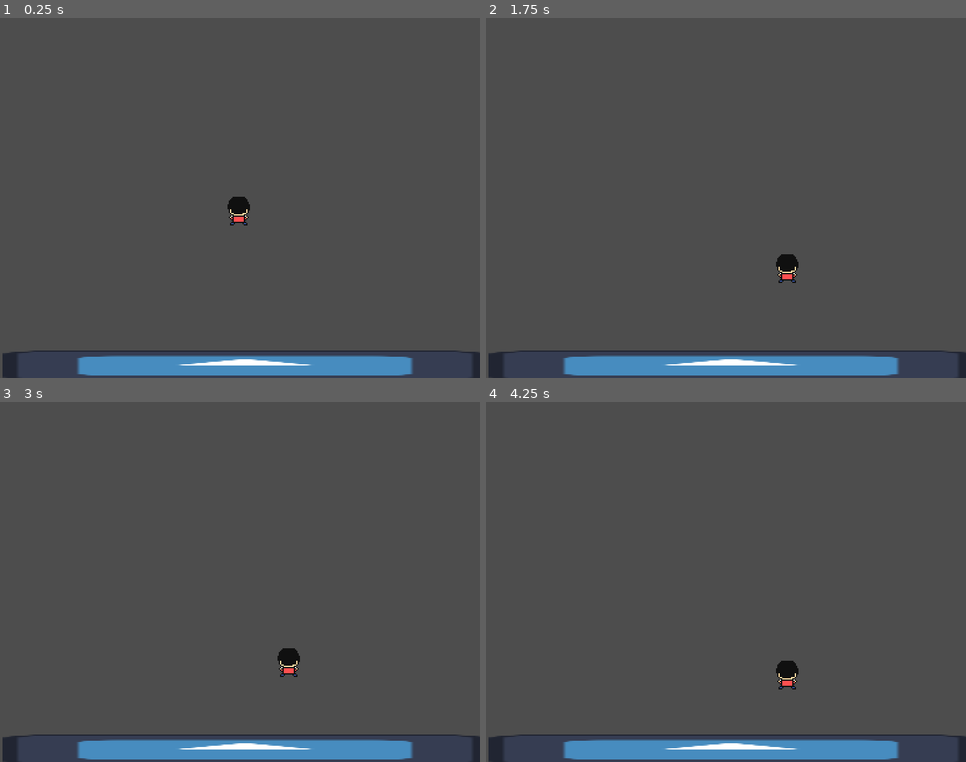
Above: before the commit, frames 1-4 (two rows, left to right).
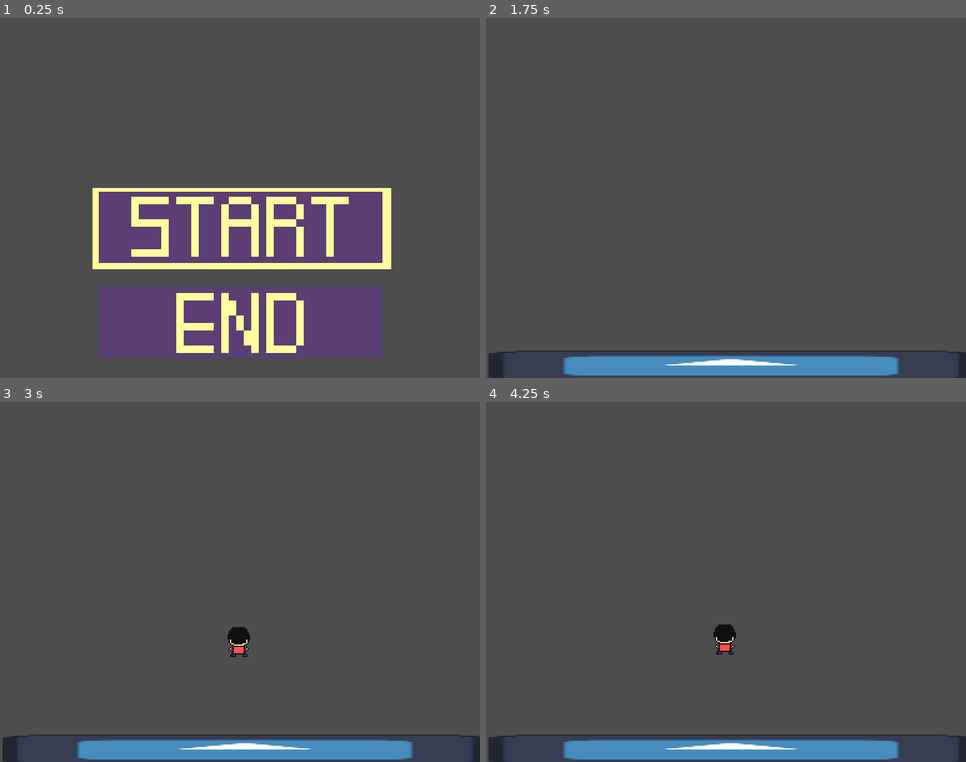
Above: after the commit, the same moments.

Repository: KaylaPuig/Hackabull-2023
Game: Godot game, scene res://Menu.tscn
The game is run twice, just before and just after one commit, with the same random seed, the same clock (stepped at 60 frames per second) and the same inputs. Before the commit the project starts from res://Run.tscn. The engine's default icon, where the game draws it, is replaced by a stand-in: a white triangle on a blue panel in a dark square.
Inputs:
- Up to frame 1 (0.25 s): no input
- Up to frame 2 (1.75 s): tap Enter (ui_accept) at 0.5, 1.35, 1.52 s; hold Enter (ui_accept) 0.53-1.28 s; hold Right (ui_right) from 0.53 s (still down)
- Up to frame 3 (3 s): tap Enter (ui_accept) at 1.82, 2.85 s; release Right (ui_right) at 2.03 s; hold Left (ui_left) 2.03-2.78 s; hold Enter (ui_accept) 2.03-2.78 s; hold Right (ui_right) from 2.78 s (still down)
- Up to frame 4 (4.25 s): keep holding Right (ui_right); tap Enter (ui_accept) at 3.02, 3.32 s; hold Enter (ui_accept) from 3.53 s (still down)

The runs differ from the first frame. In frame 1, 30% of the frame differs, in the area x 0-100%, y 47-100%; in frame 2, 0.3%; in frame 3, 0.6%; in frame 4, 0.6%.

Commit message:
Added functioning menu, cutscene, and other stuff

Diff:
--- /dev/null
+++ b/Cutscene.gd
@@ -0,0 +1,12 @@
+extends Node2D
+
+
+# Called when the node enters the scene tree for the first time.
+func _ready():
+	$CutsceneSprite.play("default")
+
+
+# Called every frame. 'delta' is the elapsed time since the previous frame.
+func _process(delta):
+	if not $CutsceneSprite.is_playing() or Input.is_action_just_pressed("ui_accept"):
+		get_tree().change_scene_to_file("res://Run.tscn")
--- /dev/null
+++ b/Cutscene.tscn
@@ -0,0 +1,131 @@
+[gd_scene load_steps=20 format=3 uid="uid://dt3owjwoaslh2"]
+
+[ext_resource type="Script" path="res://Cutscene.gd" id="1_bdjsp"]
+[ext_resource type="Texture2D" uid="uid://bepcigp64hr24" path="res://assets/cutscene-16frames.png" id="2_7wr0t"]
+
+[sub_resource type="AtlasTexture" id="AtlasTexture_xh7ex"]
+atlas = ExtResource("2_7wr0t")
+region = Rect2(0, 0, 384, 288)
+
+[sub_resource type="AtlasTexture" id="AtlasTexture_quetk"]
+atlas = ExtResource("2_7wr0t")
+region = Rect2(384, 0, 384, 288)
+
+[sub_resource type="AtlasTexture" id="AtlasTexture_lqkmr"]
+atlas = ExtResource("2_7wr0t")
+region = Rect2(768, 0, 384, 288)
+
+[sub_resource type="AtlasTexture" id="AtlasTexture_8smrf"]
+atlas = ExtResource("2_7wr0t")
+region = Rect2(1152, 0, 384, 288)
+
+[sub_resource type="AtlasTexture" id="AtlasTexture_8x0to"]
+atlas = ExtResource("2_7wr0t")
+region = Rect2(1536, 0, 384, 288)
+
+[sub_resource type="AtlasTexture" id="AtlasTexture_a736l"]
+atlas = ExtResource("2_7wr0t")
+region = Rect2(1920, 0, 384, 288)
+
+[sub_resource type="AtlasTexture" id="AtlasTexture_6tt1e"]
+atlas = ExtResource("2_7wr0t")
+region = Rect2(2304, 0, 384, 288)
+
+[sub_resource type="AtlasTexture" id="AtlasTexture_lcqb5"]
+atlas = ExtResource("2_7wr0t")
+region = Rect2(2688, 0, 384, 288)
+
+[sub_resource type="AtlasTexture" id="AtlasTexture_rgibo"]
+atlas = ExtResource("2_7wr0t")
+region = Rect2(3072, 0, 384, 288)
+
+[sub_resource type="AtlasTexture" id="AtlasTexture_4kvsq"]
+atlas = ExtResource("2_7wr0t")
+region = Rect2(3456, 0, 384, 288)
+
+[sub_resource type="AtlasTexture" id="AtlasTexture_2rjo4"]
+atlas = ExtResource("2_7wr0t")
+region = Rect2(3840, 0, 384, 288)
+
+[sub_resource type="AtlasTexture" id="AtlasTexture_7udo3"]
+atlas = ExtResource("2_7wr0t")
+region = Rect2(4224, 0, 384, 288)
+
+[sub_resource type="AtlasTexture" id="AtlasTexture_1soxb"]
+atlas = ExtResource("2_7wr0t")
+region = Rect2(4608, 0, 384, 288)
+
+[sub_resource type="AtlasTexture" id="AtlasTexture_ohqbi"]
+atlas = ExtResource("2_7wr0t")
+region = Rect2(4992, 0, 384, 288)
+
+[sub_resource type="AtlasTexture" id="AtlasTexture_jpkg1"]
+atlas = ExtResource("2_7wr0t")
+region = Rect2(5376, 0, 384, 288)
+
+[sub_resource type="AtlasTexture" id="AtlasTexture_pd245"]
+atlas = ExtResource("2_7wr0t")
+region = Rect2(5760, 0, 384, 288)
+
+[sub_resource type="SpriteFrames" id="SpriteFrames_3w0c1"]
+animations = [{
+"frames": [{
+"duration": 1.0,
+"texture": SubResource("AtlasTexture_xh7ex")
+}, {
+"duration": 1.0,
+"texture": SubResource("AtlasTexture_quetk")
+}, {
+"duration": 1.0,
+"texture": SubResource("AtlasTexture_lqkmr")
+}, {
+"duration": 1.0,
+"texture": SubResource("AtlasTexture_8smrf")
+}, {
+"duration": 1.0,
+"texture": SubResource("AtlasTexture_8x0to")
+}, {
+"duration": 1.0,
+"texture": SubResource("AtlasTexture_a736l")
+}, {
+"duration": 1.0,
+"texture": SubResource("AtlasTexture_6tt1e")
+}, {
+"duration": 1.0,
+"texture": SubResource("AtlasTexture_lcqb5")
+}, {
+"duration": 1.0,
+"texture": SubResource("AtlasTexture_rgibo")
+}, {
+"duration": 1.0,
+"texture": SubResource("AtlasTexture_4kvsq")
+}, {
+"duration": 1.0,
+"texture": SubResource("AtlasTexture_2rjo4")
+}, {
+"duration": 1.0,
+"texture": SubResource("AtlasTexture_7udo3")
+}, {
+"duration": 1.0,
+"texture": SubResource("AtlasTexture_1soxb")
+}, {
+"duration": 1.0,
+"texture": SubResource("AtlasTexture_ohqbi")
+}, {
+"duration": 1.0,
+"texture": SubResource("AtlasTexture_jpkg1")
+}, {
+"duration": 1.0,
+"texture": SubResource("AtlasTexture_pd245")
+}],
+"loop": false,
+"name": &"default",
+"speed": 0.67
+}]
+
+[node name="Cutscene" type="Node2D"]
+script = ExtResource("1_bdjsp")
+
+[node name="CutsceneSprite" type="AnimatedSprite2D" parent="."]
+sprite_frames = SubResource("SpriteFrames_3w0c1")
+centered = false
--- /dev/null
+++ b/Menu.gd
@@ -0,0 +1,26 @@
+extends Node2D
+
+var selector_position = 0 # 0 or 1, start and end
+
+const START_POS = 168
+const END_POS = 244
+
+# Called when the node enters the scene tree for the first time.
+func _ready():
+	pass # Replace with function body.
+
+
+# Called every frame. 'delta' is the elapsed time since the previous frame.
+func _process(delta):
+	if Input.is_action_pressed("ui_up"):
+		selector_position = 0
+		$Selector.position.y = START_POS
+	if Input.is_action_pressed("ui_down"):
+		selector_position = 1
+		$Selector.position.y = END_POS
+
+	if Input.is_action_pressed("ui_accept"):
+		if selector_position == 0:
+			get_tree().change_scene_to_file("res://Cutscene.tscn")
+		if selector_position == 1:
+			get_tree().quit()
--- a/Menu.tscn
+++ b/Menu.tscn
@@ -1,3 +1,17 @@
-[gd_scene format=3 uid="uid://ci07qvtei1ucv"]
+[gd_scene load_steps=4 format=3 uid="uid://ci07qvtei1ucv"]
+
+[ext_resource type="Script" path="res://Menu.gd" id="1_waj8h"]
+[ext_resource type="Texture2D" uid="uid://eggllgv7aock" path="res://assets/buttons.png" id="2_63qt5"]
+[ext_resource type="Texture2D" uid="uid://c8x3oagi5dkrw" path="res://assets/button_selector.png" id="3_nrnxy"]
 
 [node name="Menu" type="Node2D"]
+script = ExtResource("1_waj8h")
+
+[node name="Selector" type="Sprite2D" parent="."]
+position = Vector2(193.064, 168)
+scale = Vector2(0.922, 1)
+texture = ExtResource("3_nrnxy")
+
+[node name="Buttons" type="Sprite2D" parent="."]
+texture = ExtResource("2_63qt5")
+centered = false
--- a/Player.gd
+++ b/Player.gd
@@ -1,27 +1,34 @@
 extends CharacterBody2D
 
 var lane = 0
+var sliding = false
+var sliding_elapsed = 0.0
 
 const LANE_MIN = -1
 const LANE_MAX = 1
 const LANE_DIST = 50.0
-const SPEED = 200.0
+const SPEED = 300.0
 const GRAVITY = 300.0
 const JUMPHEIGHT = 200.0
 
 func _physics_process(delta):
-	if Input.is_action_just_pressed("ui_right"):
+	if not sliding and Input.is_action_just_pressed("ui_right"):
 		lane += 1
-	if Input.is_action_just_pressed("ui_left"):
+	if not sliding and Input.is_action_just_pressed("ui_left"):
 		lane -= 1
-	if Input.is_action_just_pressed("ui_down"):
-		# TODO: implement sliding
-		pass
+	if is_on_floor() and Input.is_action_just_pressed("ui_down"):
+		sliding = true
 	if is_on_floor():
 		$Animations.play("walk_down")
-	if is_on_floor() and (Input.is_action_pressed("ui_up") or Input.is_action_pressed("ui_accept")):
+	if not sliding and is_on_floor() and (Input.is_action_pressed("ui_up") or Input.is_action_pressed("ui_accept")):
 		velocity.y = -JUMPHEIGHT
 		$Animations.play("jump")
+	if sliding:
+		$Animations.play("slide")
+		sliding_elapsed += delta
+		if sliding_elapsed > 0.5:
+			sliding = false
+			sliding_elapsed = 0.0
 
 	# clamp lane value
 	if lane < LANE_MIN:
--- a/Player.tscn
+++ b/Player.tscn
@@ -41,6 +41,11 @@
 "name": &"jump",
 "speed": 2.0
 }, {
+"frames": [],
+"loop": false,
+"name": &"slide",
+"speed": 1.0
+}, {
 "frames": [{
 "duration": 1.0,
 "texture": SubResource("AtlasTexture_2lpbe")
@@ -75,8 +80,10 @@
 
 [node name="Animations" type="AnimatedSprite2D" parent="."]
 sprite_frames = SubResource("SpriteFrames_3e5je")
-animation = &"jump"
+animation = &"slide"
 
 [node name="CollisionRect" type="CollisionShape2D" parent="."]
 position = Vector2(-1, 0)
 shape = SubResource("RectangleShape2D_q5xrm")
+
+[node name="CollisionSlidingRect" type="CollisionShape2D" parent="."]
--- a/project.godot
+++ b/project.godot
@@ -11,7 +11,7 @@
 [application]
 
 config/name="Poketax"
-run/main_scene="res://Run.tscn"
+run/main_scene="res://Menu.tscn"
 config/features=PackedStringArray("4.0", "Forward Plus")
 config/icon="res://icon.svg"
 
Binary file added: assets/button_selector.png
Binary file added: assets/buttons.png
